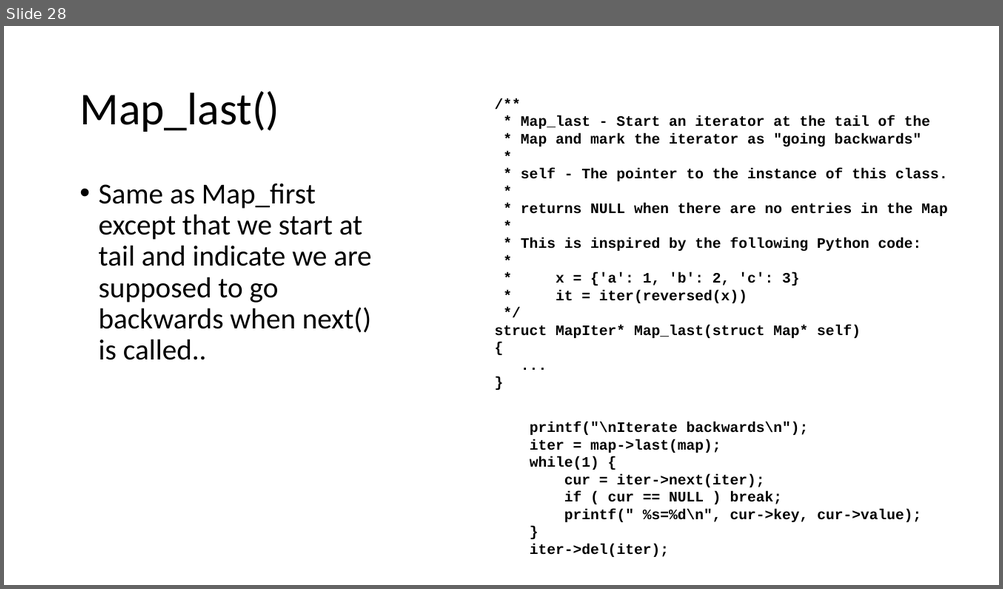
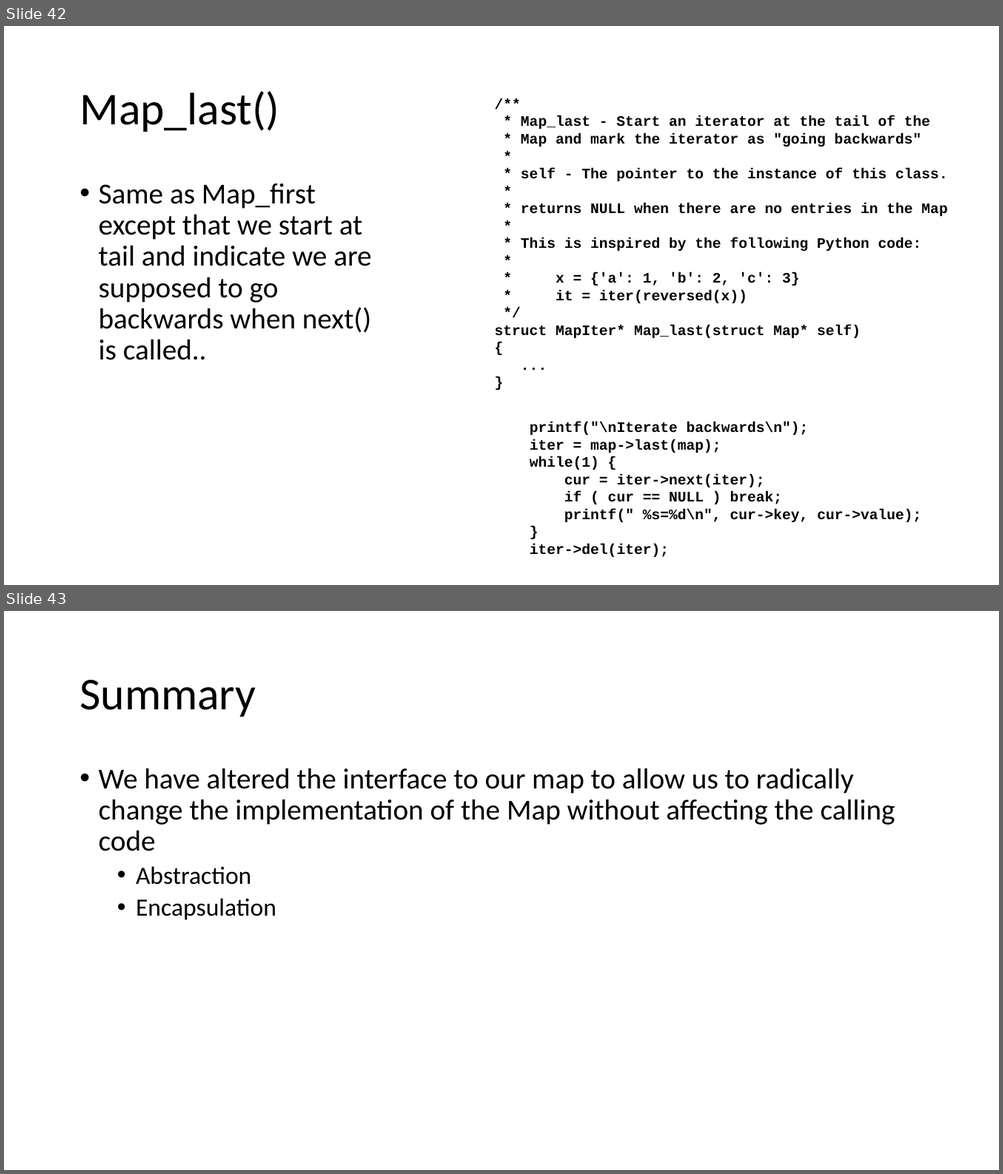
Before and after one commit to csev/cc4e, a slide deck: lectures/CC-04-Maps.pptx. Shown one above the other, each under a label of ours: slide 28 before the commit, slides 42 and 43 after it. The pictures are 1003x589 and 1003x1174 pixels, drawn with LibreOffice and Linux fonts; fonts in the diff are those of the drawing. Boxes give left, top, right and bottom in pixels: in the first picture for what was removed or moved away, otherwise in the second. Text is boxed around its words. In the diff, an @@ line names an element or a change of style, - is before the commit and + after.

```diff
--- a/lectures/CC-04-Maps.pptx
+++ b/lectures/CC-04-Maps.pptx
@@ slide 43 added at (4,611,999,1170), background #FFFFFF @@
@@ title added at (79,680,256,717), 44 pt, text #000000 @@
+Summary
@@ text added at (99,768,895,920), 28 pt, text #000000 @@
+• We have altered the interface to our map to allow us to radically change the implementation of the Map without affecting the calling code
+  • Abstraction
+  • Encapsulation
@@ what was slide 28 is now slide 42 @@
```
Also in this commit, not shown: 2 slides changed, 14 other slides added, 1 slide removed, 7 other files.
